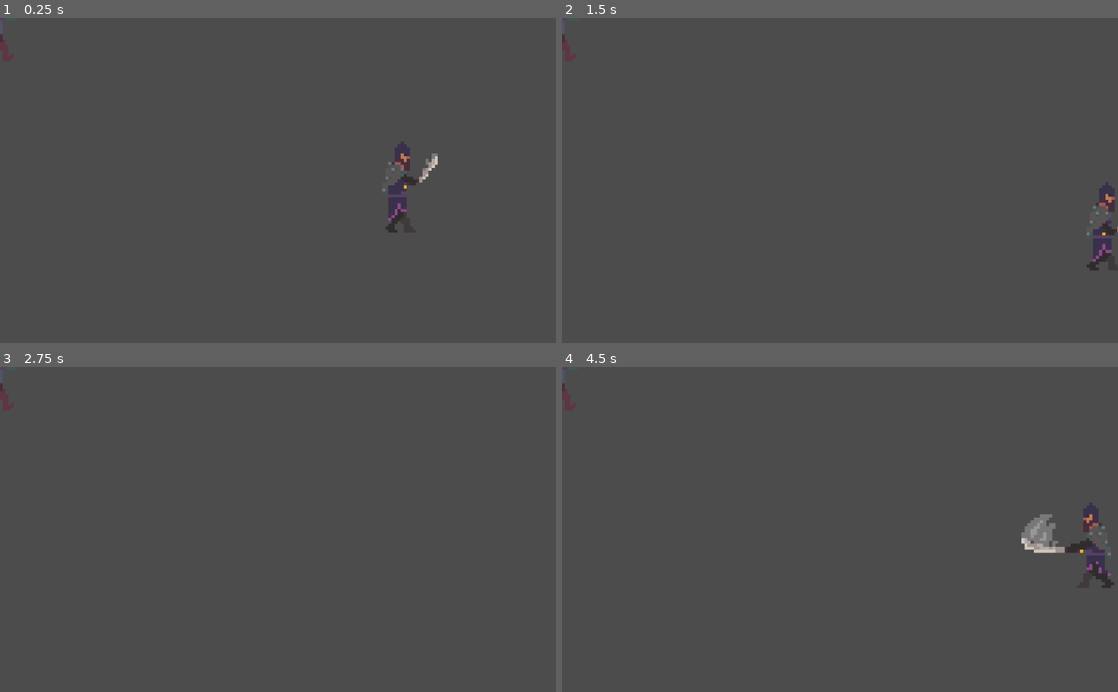
Above: before the commit, frames 1-4 (two rows, left to right).
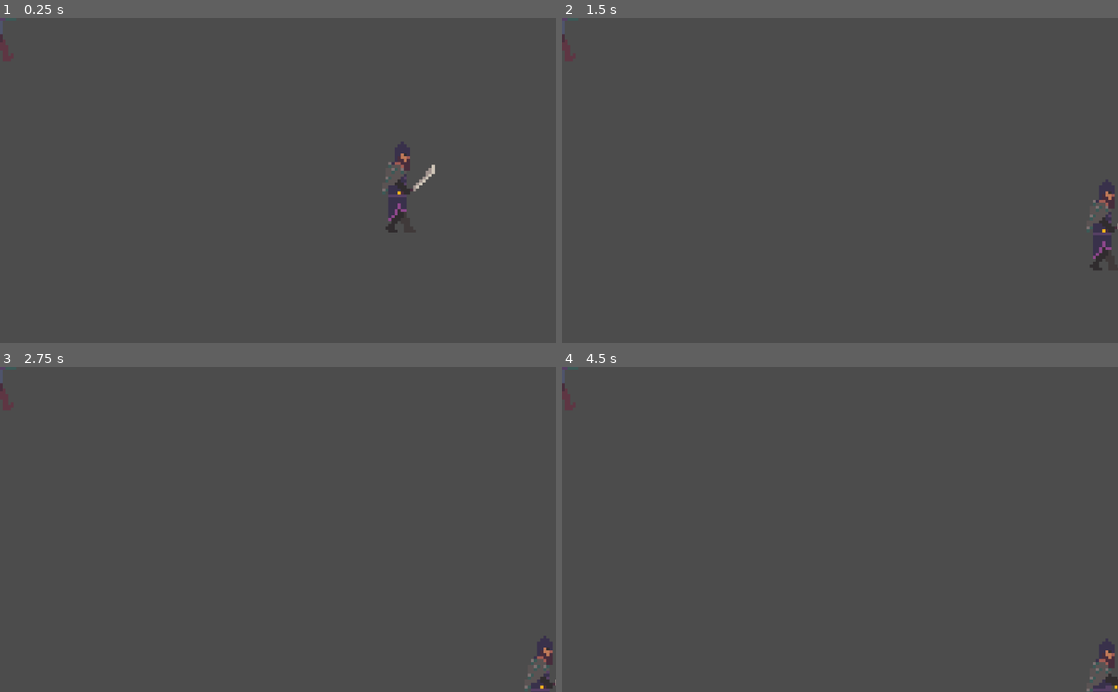
Above: after the commit, the same moments.

Repository: imav97/GMTK2021
Game: Godot game, scene res://KeyboardStage.tscn
Same seed, same stepped clock (60 frames per second), same inputs: the game is played once before the commit and once after it. The project has no main scene, so this scene is started directly.
Inputs (mouse positions are in pixels of both pictures, inside the frame that each line leads up to):
- Up to frame 1 (0.25 s): no input
- Up to frame 2 (1.5 s): tap Enter at 0.5 s; move the mouse to (962, 164) at 0.52 s; press the mouse at (962, 164) at 0.53 s; hold D (right) 0.53-1.28 s; move the mouse to (728, 196) at 1.27 s; release the mouse at (728, 196) at 1.28 s; hold S (down) from 1.28 s (still down); tap Shift (mana_attack) at 1.35 s
- Up to frame 3 (2.75 s): move the mouse to (333, 458) at 2.02 s; release S (down) at 2.03 s; hold D (right) from 2.03 s (still down); hold Space (simple_attack) from 2.03 s (still down)
- Up to frame 4 (4.5 s): move the mouse to (812, 594) at 2.77 s; release D (right) at 2.78 s; release Space (simple_attack) at 2.78 s; hold W (up) 2.78-3.53 s; click (812, 594) at 2.85 s; tap Space (simple_attack) at 3.5, 4.35 s; move the mouse to (1006, 578) at 3.52 s; hold Shift (mana_attack) 3.53-4.28 s; hold A (left) from 3.53 s (still down); move the mouse to (673, 480) at 4.27 s

The runs differ from the first frame. In frame 1, 0.3% of the frame differs, in the area x 71-79%, y 41-55%; in frame 2, 0.4%; in frame 3, 0.3%; in frame 4, 1.5%, in the area x 82-100%, y 41-100%.

Commit message:
fixing saladin's walking animation

Diff:
--- a/gmtk2021/KeyboardCharacter.tscn
+++ b/gmtk2021/KeyboardCharacter.tscn
@@ -48,9 +48,8 @@
 } ]
 }
 
-[sub_resource type="Animation" id=2]
+[sub_resource type="Animation" id=4]
 resource_name = "idle"
-loop = true
 step = 0.5
 tracks/0/type = "value"
 tracks/0/path = NodePath("Sprite:frame")
@@ -65,10 +64,27 @@
 "values": [ 7, 8 ]
 }
 
+[sub_resource type="Animation" id=2]
+resource_name = "idle"
+loop = true
+step = 0.25
+tracks/0/type = "value"
+tracks/0/path = NodePath("Sprite:frame")
+tracks/0/interp = 1
+tracks/0/loop_wrap = true
+tracks/0/imported = false
+tracks/0/enabled = true
+tracks/0/keys = {
+"times": PoolRealArray( 0, 0.25, 0.5, 0.75 ),
+"transitions": PoolRealArray( 1, 1, 1, 1 ),
+"update": 1,
+"values": [ 0, 1, 2, 3 ]
+}
+
 [sub_resource type="RectangleShape2D" id=3]
 extents = Vector2( 5.60365, 16.6693 )
 
-[node name="Saladdin" type="KinematicBody2D"]
+[node name="Saladin" type="KinematicBody2D"]
 scale = Vector2( 5.68861, 5.43351 )
 collision_layer = 2
 script = ExtResource( 1 )
@@ -78,12 +94,12 @@
 
 [node name="AnimationPlayer" type="AnimationPlayer" parent="."]
 anims/attack = SubResource( 1 )
+anims/idle = SubResource( 4 )
 anims/walk = SubResource( 2 )
 
 [node name="Sprite" type="Sprite" parent="."]
 texture = ExtResource( 2 )
 hframes = 9
-frame = 4
 
 [node name="CollisionShape2D" type="CollisionShape2D" parent="."]
 shape = SubResource( 3 )
Not shown: 1 places in gmtk2021/KeyboardCharacter.tscn that only renumber resources
